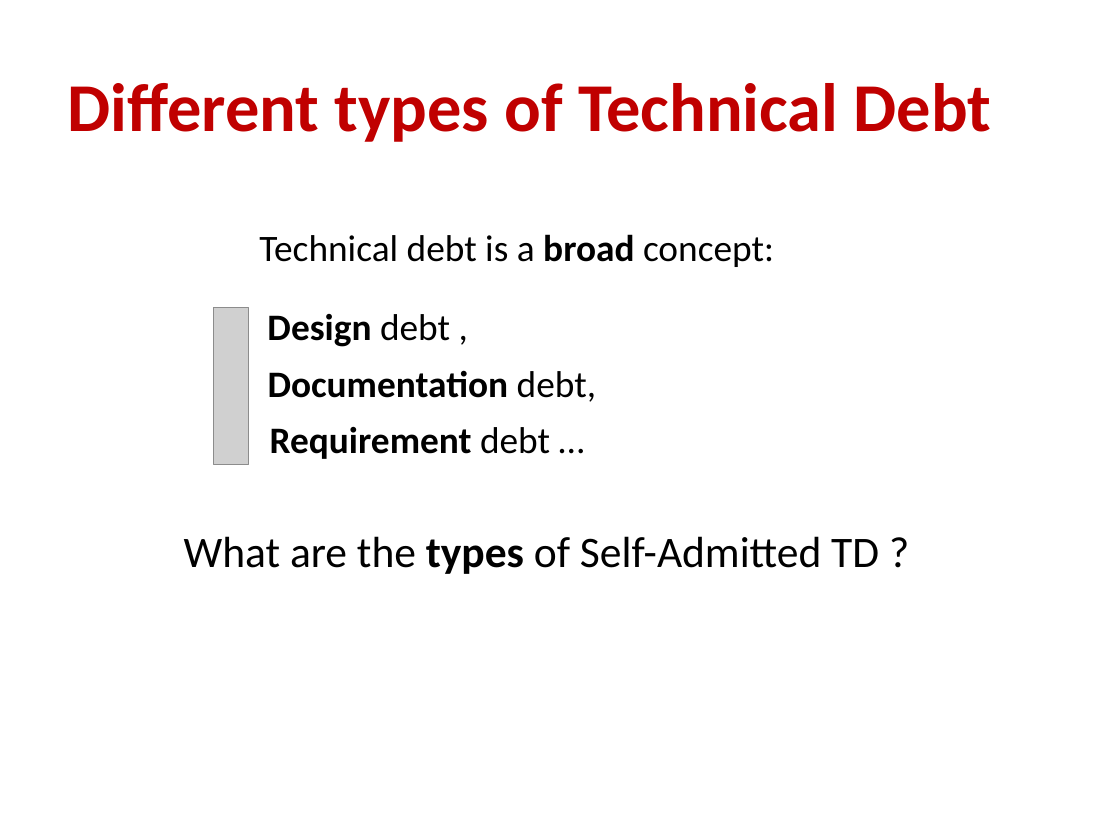
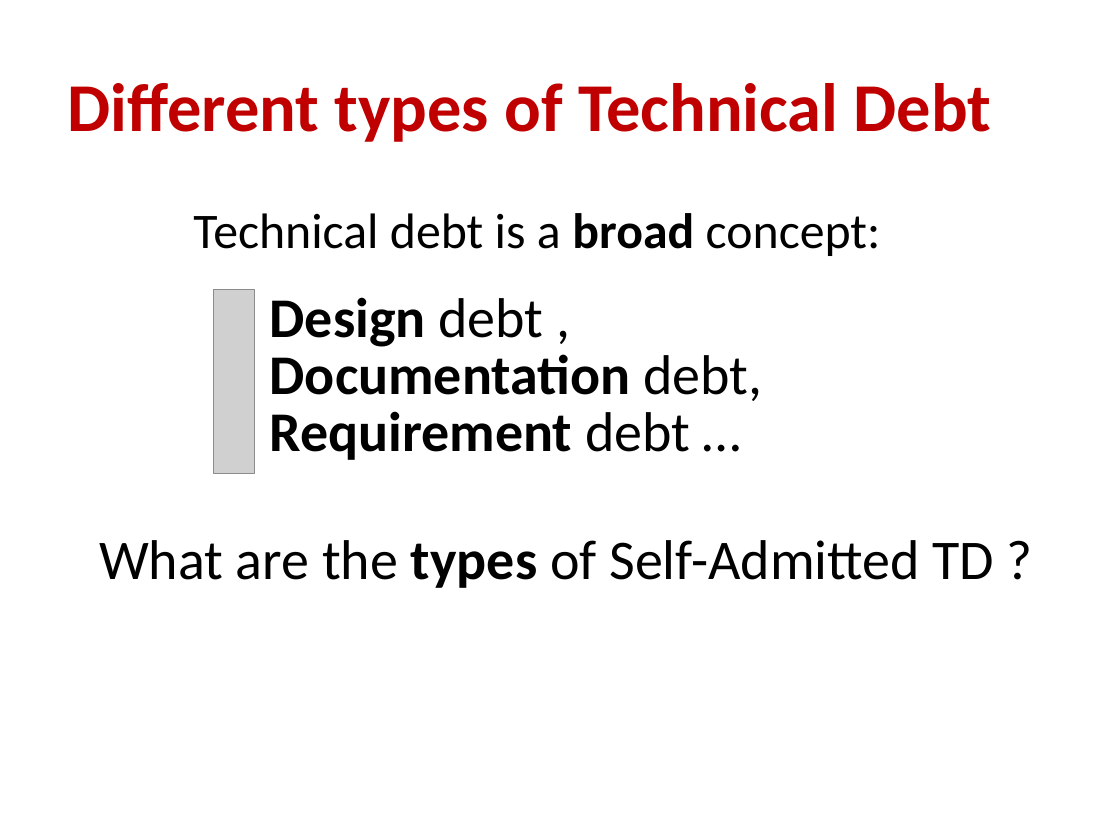
Before and after one commit to maldonado/mtd_paper, a slide deck: slide 4 of evermal_MTD2015_2.pptx. Drawn at 1120x840 pixels with LibreOffice and Linux fonts; fonts in the diff are those of the drawing; grey boxes stand for pictures. Boxes give left, top, right and bottom in pixels: in the first picture for what was removed or moved away, otherwise in the second. Text is boxed around its words. In the diff, an @@ line names an element or a change of style, - is before the commit and + after.

```diff
--- a/evermal_MTD2015_2.pptx
+++ b/evermal_MTD2015_2.pptx
@@ text "Technical debt is a broad ..." moved from (x1=259, y1=234, x2=774, y2=267) to (x1=193, y1=213, x2=881, y2=256) @@
@@ text "Technical debt is a broad ..." at (x1=193, y1=213, x2=881, y2=256): size 24 to 32 pt @@
@@ picture resized from (x1=214, y1=307, x2=249, y2=464) to (x1=214, y1=290, x2=254, y2=474) @@
@@ text "Design debt ," moved from (x1=267, y1=314, x2=450, y2=347) to (x1=270, y1=297, x2=544, y2=347) @@
@@ size 24 to 36 pt in 3 elements at (x1=270, y1=297, x2=544, y2=347), (x1=270, y1=411, x2=690, y2=460), (x1=270, y1=354, x2=762, y2=401) @@
@@ text "Documentation debt," moved from (x1=268, y1=370, x2=596, y2=402) to (x1=270, y1=354, x2=762, y2=401) @@
@@ text "Requirement debt …" moved from (x1=270, y1=427, x2=550, y2=459) to (x1=270, y1=411, x2=690, y2=460) @@
@@ text "What are the types of ..." moved from (x1=184, y1=536, x2=879, y2=574) to (x1=99, y1=540, x2=995, y2=588) @@
@@ text "What are the types of ..." at (x1=99, y1=540, x2=995, y2=588): size 28 to 36 pt @@
```
Also in this commit, not shown: 7 other slides changed, 1 slide added.
